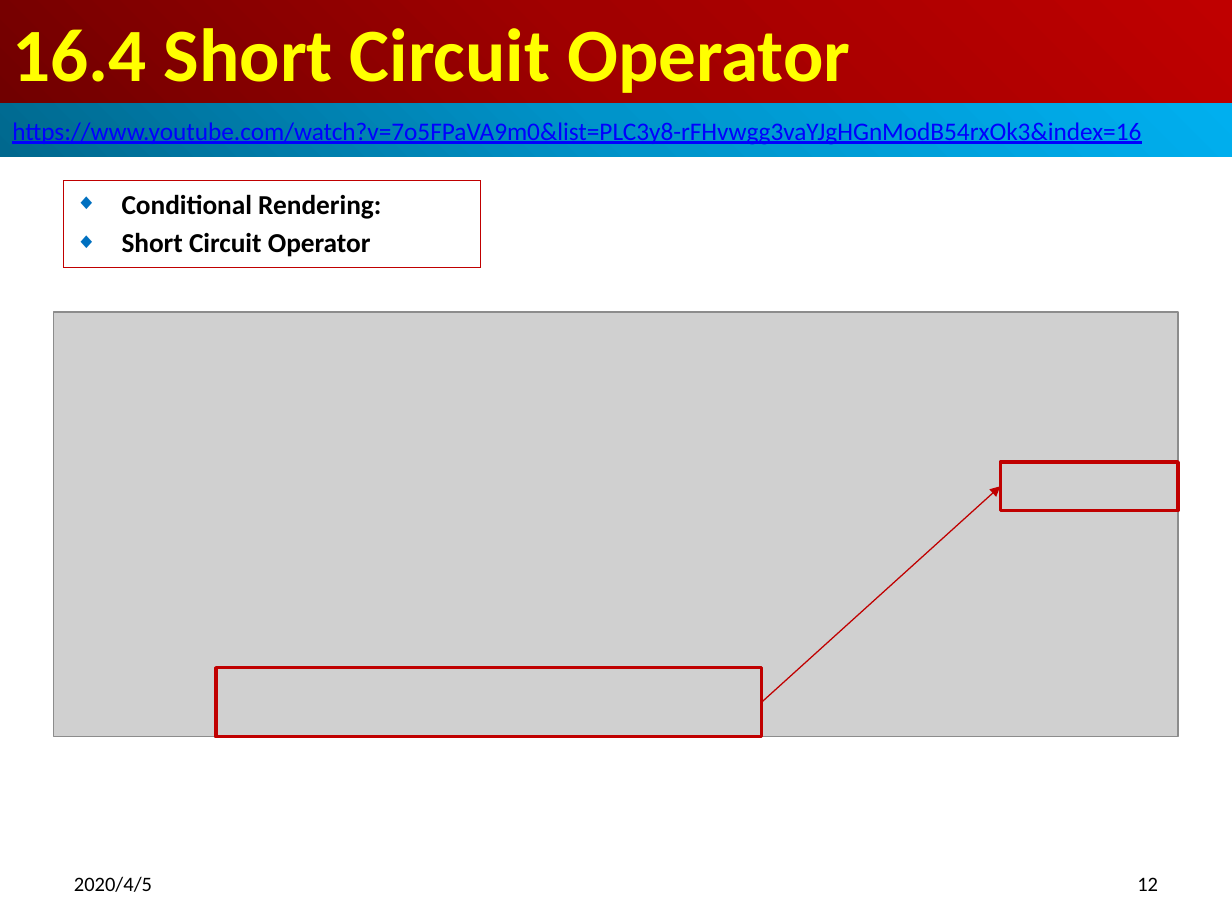
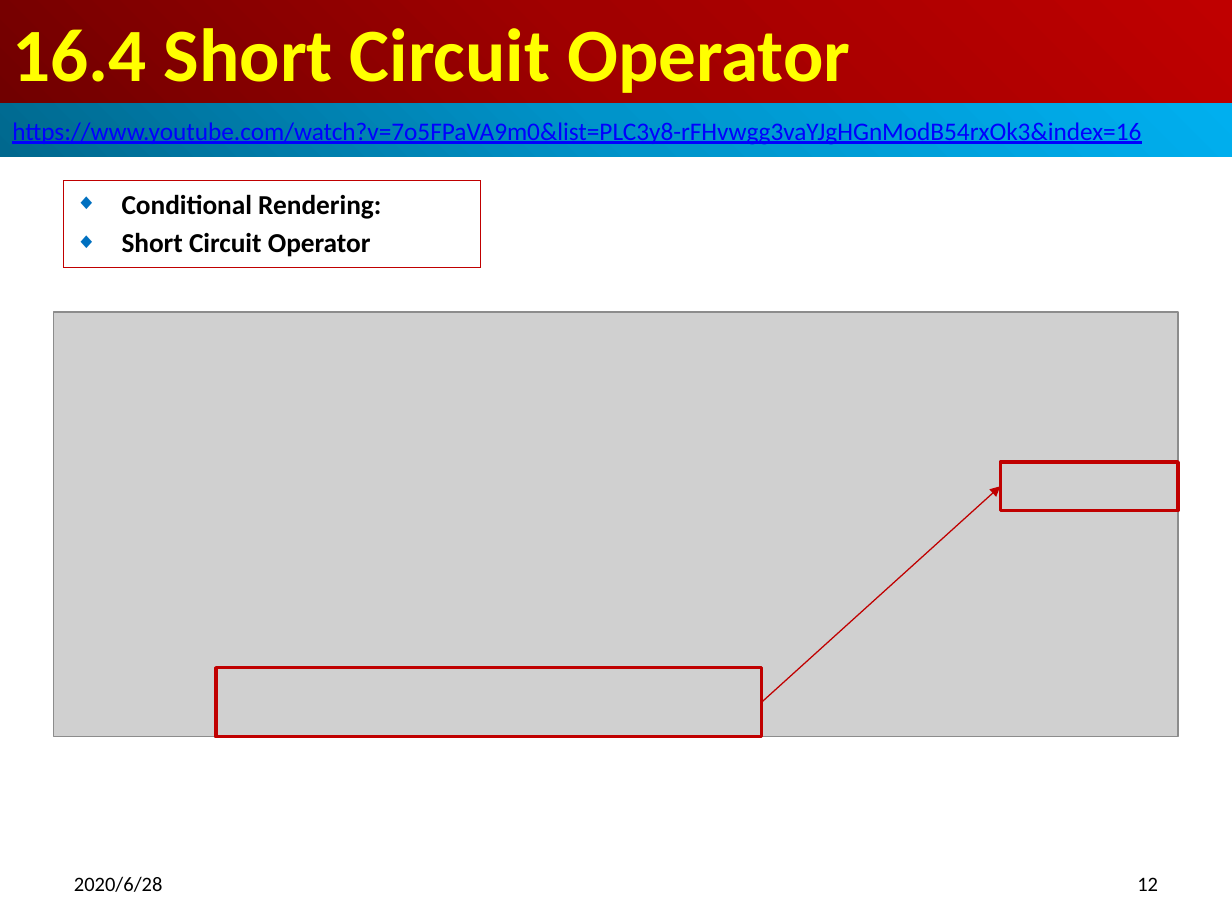
Before and after one commit to peterhchen/800-React-Hook, a slide deck: slide 12 of 16_CondRender.pptx. Drawn at 1232x924 pixels with LibreOffice and Linux fonts; fonts in the diff are those of the drawing; grey boxes stand for pictures. Boxes give left, top, right and bottom in pixels: in the first picture for what was removed or moved away, otherwise in the second. Text is boxed around its words. In the diff, an @@ line names an element or a change of style, - is before the commit and + after.

```diff
--- a/16_CondRender.pptx
+++ b/16_CondRender.pptx
@@ text at <box>74,876,163,892</box>: text changed @@
-2020/4/5
+2020/6/28
```
Also in this commit, not shown: 14 other slides changed, 2 slides added.
